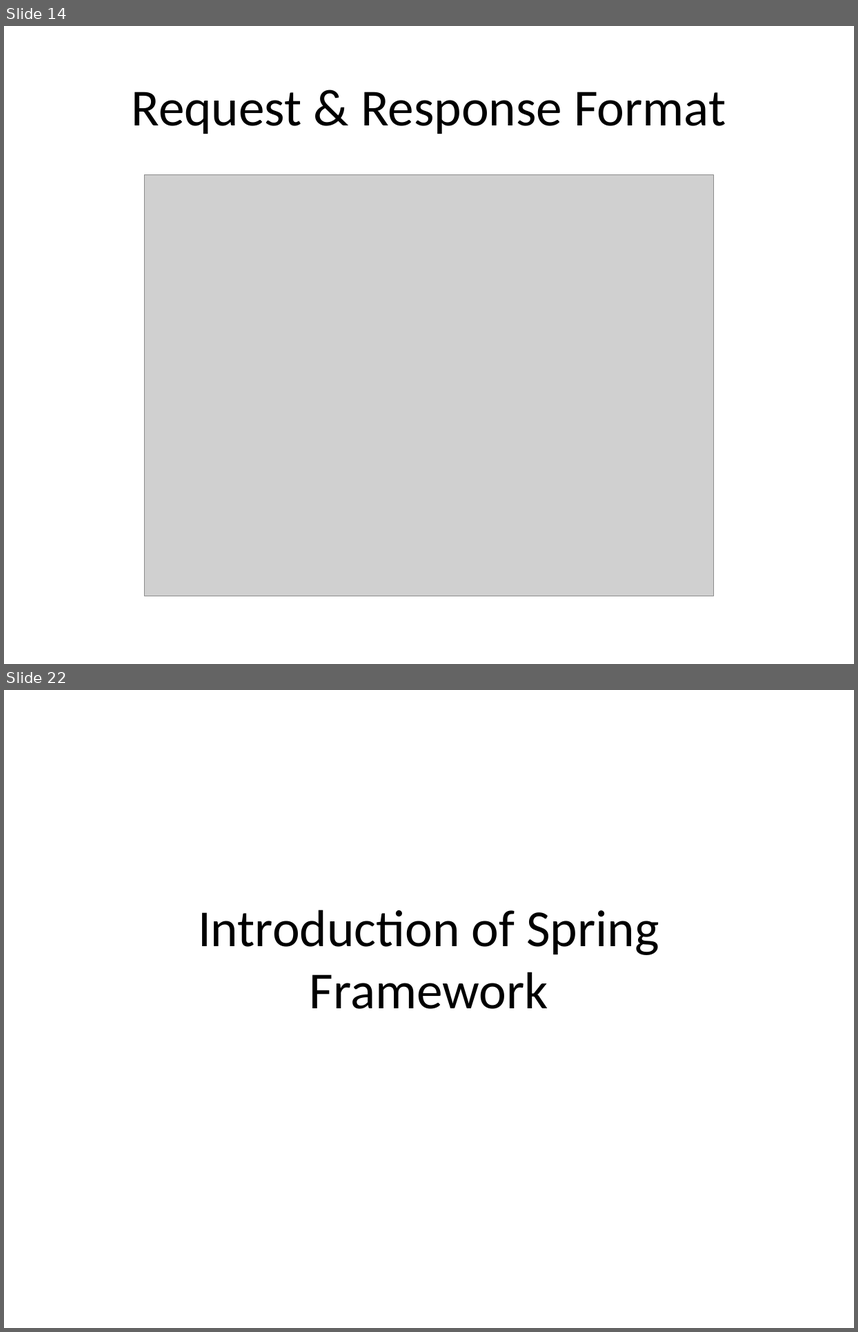
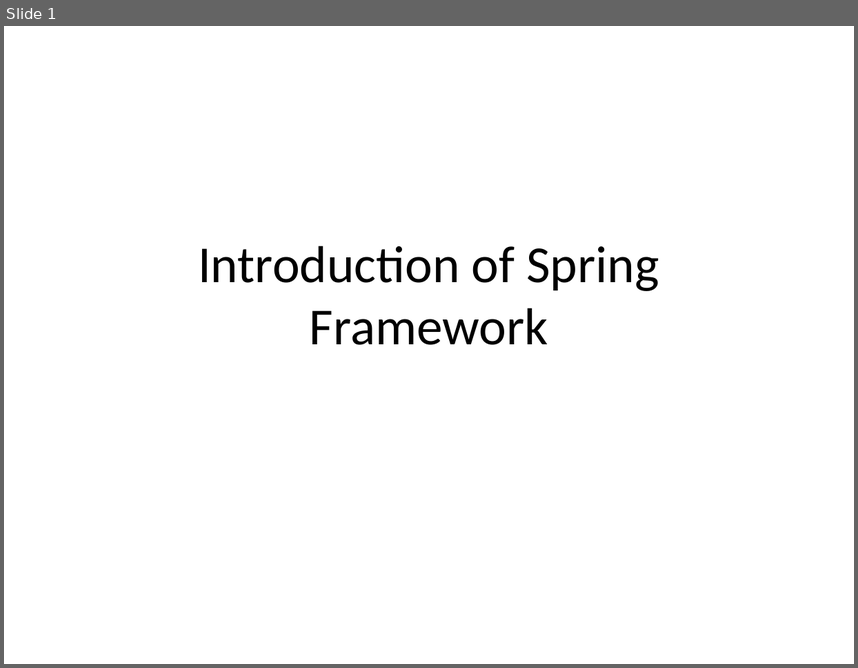
Before and after one commit to rameshcoderepository/SpringDocuments, a slide deck: Spring Documents.pptx. Shown one above the other, each under a label of ours: slides 14 and 22 before the commit, slide 1 after it; the slides between them are not shown. The pictures are 858x1332 and 858x668 pixels, drawn with LibreOffice and Linux fonts; fonts in the diff are those of the drawing; grey boxes stand for pictures. Boxes give left, top, right and bottom in pixels: in the first picture for what was removed or moved away, otherwise in the second. Text is boxed around its words. In the diff, an @@ line names an element or a change of style, - is before the commit and + after.

```diff
--- a/Spring Documents.pptx
+++ b/Spring Documents.pptx
@@ slide 14 removed at [4, 26, 854, 664], background #FFFFFF @@
@@ title removed at [131, 92, 726, 134] @@
-Request & Response Format
@@ picture removed at [144, 175, 713, 595] @@
@@ what was slide 22 is now slide 1 @@
```
Also in this commit, not shown: 2 slides changed, 1 slide added, 21 other slides removed, 12 other files.
